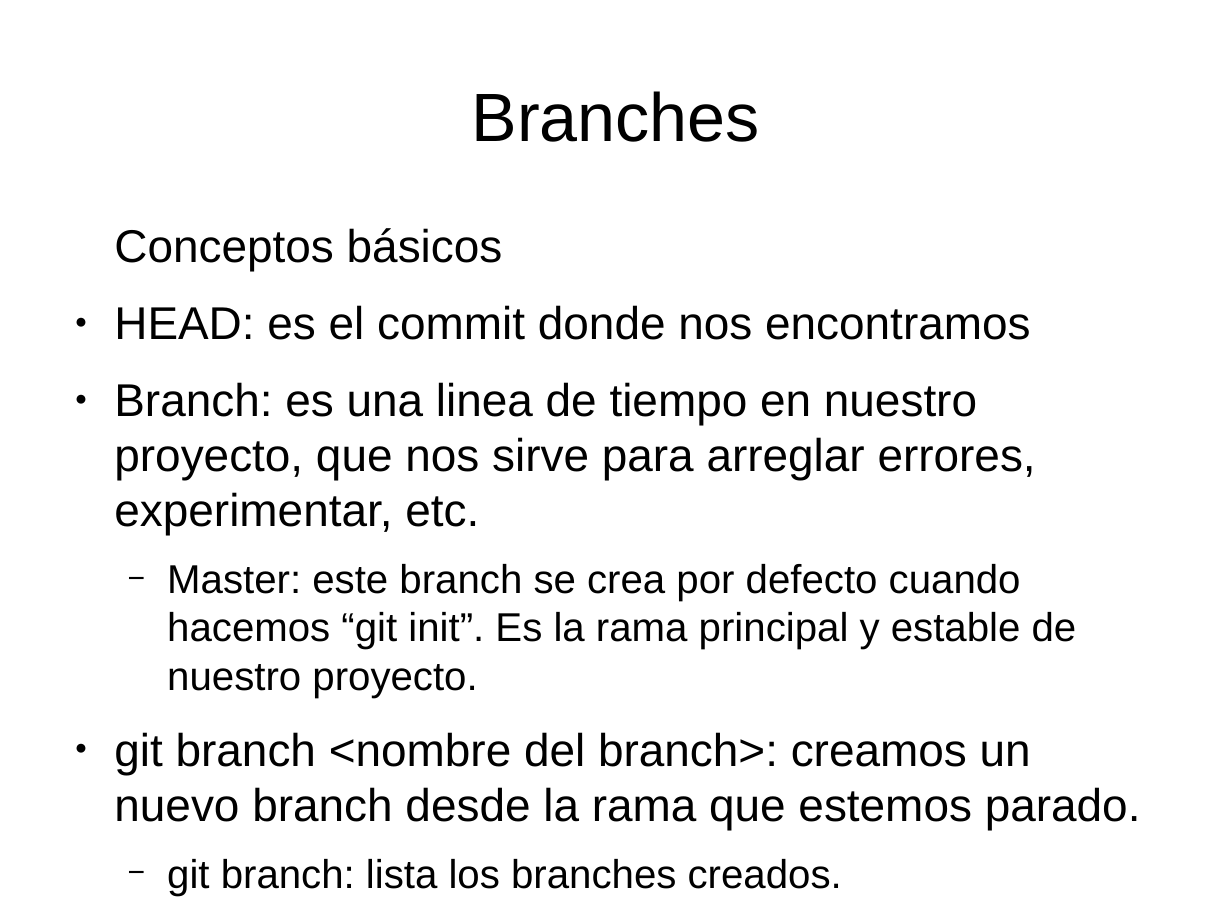
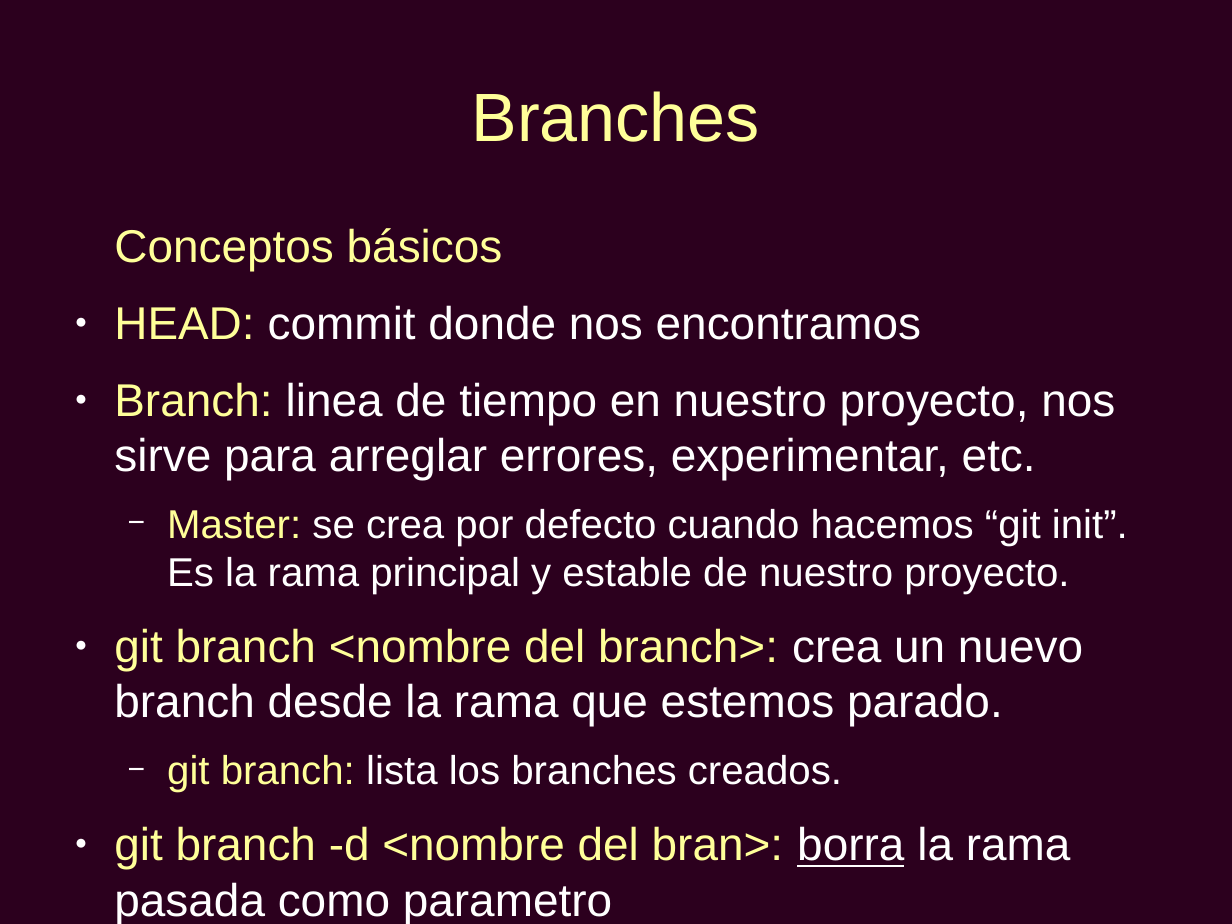
Before and after one commit to fmengoni/cursogit, a slide deck: slide 5 of Presentación git.odp. Drawn at 1232x924 pixels with LibreOffice and Linux fonts; fonts in the diff are those of the drawing. Boxes give left, top, right and bottom in pixels: in the first picture for what was removed or moved away, otherwise in the second. Text is boxed around its words. In the diff, an @@ line names an element or a change of style, - is before the commit and + after.

```diff
--- a/Presentación git.odp
+++ b/Presentación git.odp
@@ background #FFFFFF to #2C001E @@
@@ title "Branches" at bbox=[472, 91, 760, 142]: text colour #000000 to #FFFF99 @@
@@ text at bbox=[114, 228, 1071, 869]: text colour #000000 to #FFFF99 in "Conceptos básicos", "git branch:", "git branch -d <nombre del bran>:"; text colour #000000 to #FFFFFF in "lista los branches creados.", "borra la rama pasada como parametro"; underline on in "borra"; bullet colour #000000 to #FFFFFF @@
@@ text at bbox=[114, 305, 1128, 793]: text changed; text colour #000000 to #FFFFFF @@
-● HEAD: es el commit donde nos encontramos
-● Branch: es una linea de tiempo en nuestro proyecto, que nos sirve para arreglar errores, experimentar, etc.
-  − Master: este branch se crea por defecto cuando hacemos “git init”. Es la rama principal y estable de nuestro proyecto.
-● git branch <nombre del branch>: creamos un nuevo branch desde la rama que estemos parado.
+● HEAD: commit donde nos encontramos
+● Branch: linea de tiempo en nuestro proyecto, nos sirve para arreglar errores, experimentar, etc.
+  − Master: se crea por defecto cuando hacemos “git init”. Es la rama principal y estable de nuestro proyecto.
+● git branch <nombre del branch>: crea un nuevo branch desde la rama que estemos parado.
```
Also in this commit, not shown: 7 other slides changed.
